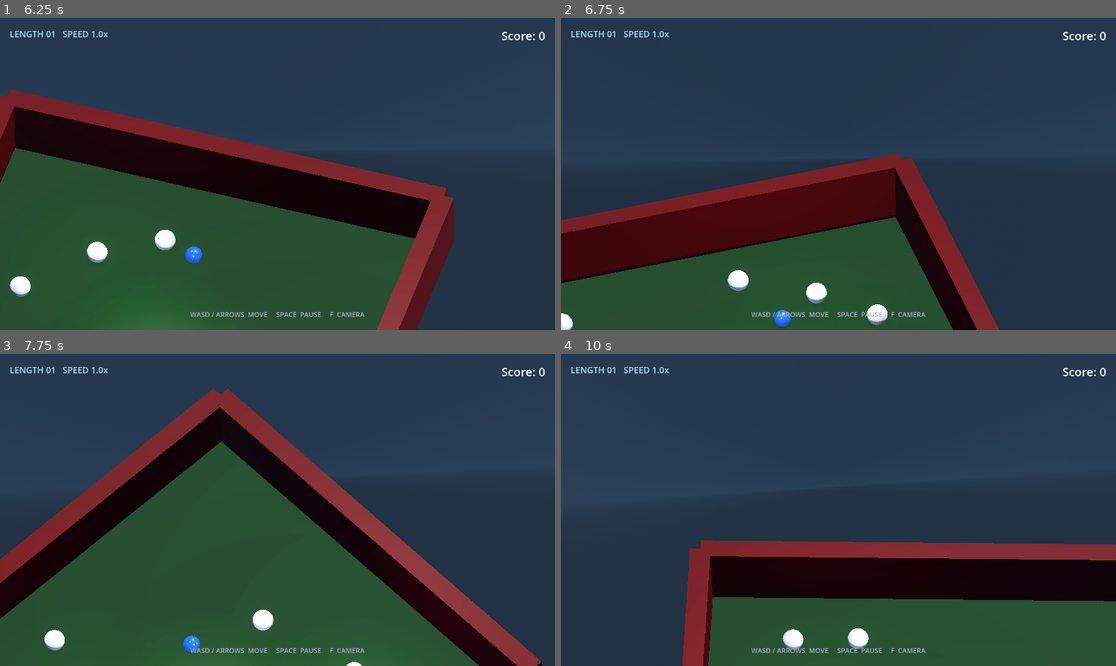
Above: before the commit, frames 1-4 (two rows, left to right).
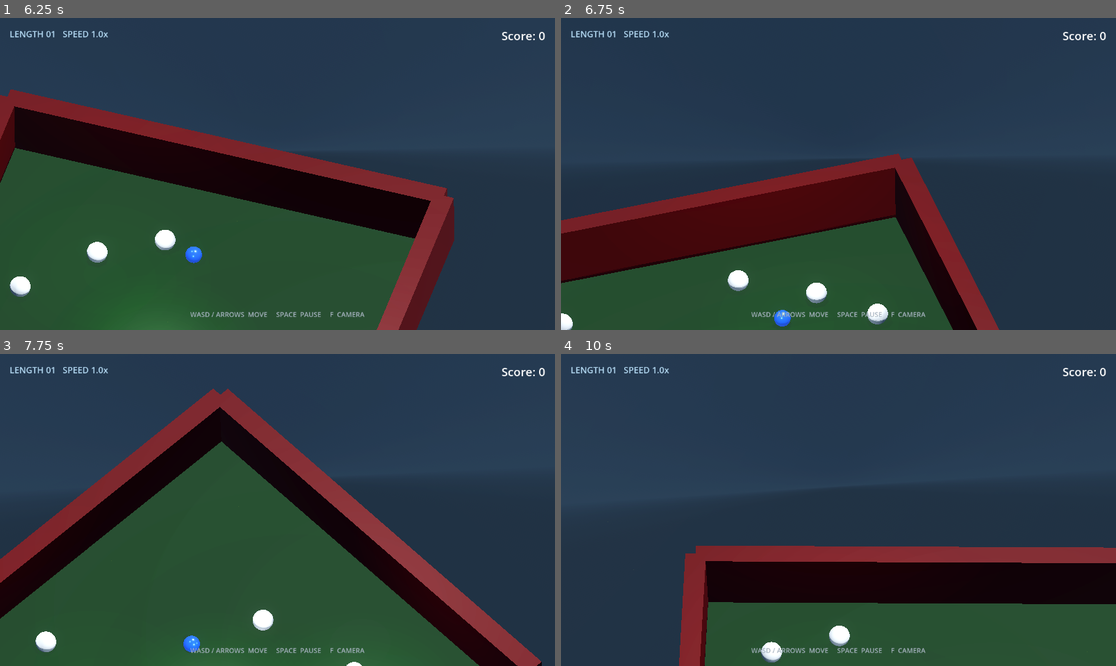
Above: after the commit, the same moments.

Repository: bluehexagons/snakeproject
Game: Godot game, scene res://scenes/main_menu.tscn
The game is run twice, just before and just after one commit, with the same random seed, the same clock (stepped at 60 frames per second) and the same inputs.
Inputs:
- Up to frame 1 (6.25 s): click "New Game" at 0.5 s; hold D (move_right) 1.28-2.03 s; hold F (toggle_camera_angle) 1.28-2.03 s; hold S (move_down) 2.03-2.78 s; tap F (toggle_camera_angle) at 2.1, 4.35, 5.85 s; hold D (move_right) 2.78-3.5 s; hold F (toggle_camera_angle) 2.78-3.5 s; click "Retry" at 3.5 s; hold W (move_up) 4.28-5.03 s; hold F (toggle_camera_angle) 5.03-5.78 s; hold A (move_left) from 5.03 s (still down)
- Up to frame 2 (6.75 s): release A (move_left) at 6.53 s; hold S (move_down) from 6.53 s (still down); hold F (toggle_camera_angle) from 6.53 s (still down)
- Up to frame 3 (7.75 s): release S (move_down) at 7.28 s; release F (toggle_camera_angle) at 7.28 s; hold D (move_right) from 7.28 s (still down); tap F (toggle_camera_angle) at 7.35 s
- Up to frame 4 (10 s): release D (move_right) at 8.03 s; hold W (move_up) 8.03-8.78 s; hold F (toggle_camera_angle) 8.03-8.78 s; hold D (move_right) 8.78-9.53 s; tap F (toggle_camera_angle) at 8.85 s; hold S (move_down) from 9.53 s (still down); hold F (toggle_camera_angle) from 9.53 s (still down)

Frame 1 is identical in both runs. In frame 2, less than 0.1% of the frame differs, in the area x 44-59%, y 84-99%; in frame 3, 0.2%; in frame 4, 4.4%, in the area x 21-100%, y 59-100%.

Commit message:
Smooth grounded and proximity contacts

Diff:
--- a/scripts/physics_object.gd
+++ b/scripts/physics_object.gd
@@ -120,11 +120,37 @@
 func is_valid_vector(v: Vector3) -> bool:
 	return v.is_finite() and v.length_squared() < 10000000.0
 
+static func is_ground_contact(local_normal: Vector3, body_basis: Basis) -> bool:
+	var world_normal = (body_basis * local_normal).normalized()
+	return world_normal.dot(Vector3.UP) > 0.7
+
+static func calculate_proximity_force(
+		direction_to_other: Vector3,
+		distance: float,
+		radius: float,
+		strength: float,
+		falloff: float,
+		relative_velocity: Vector3,
+		velocity_damping: float
+	) -> Vector3:
+	if distance <= 0.0 or distance >= radius or radius <= 0.0:
+		return Vector3.ZERO
+
+	var direction = direction_to_other.normalized()
+	var force_scale = 1.0 - distance / radius
+	var repulsion = -direction * strength * pow(force_scale, falloff)
+	# Matching relative velocity damps closing motion and releases bodies that
+	# are already separating instead of making close contacts oscillate.
+	var damped_force = repulsion + relative_velocity * velocity_damping
+	var radial_force = minf(damped_force.dot(direction), 0.0)
+	var tangential_force = damped_force - direction * damped_force.dot(direction)
+	return direction * radial_force + tangential_force
+
 func _integrate_forces(state: PhysicsDirectBodyState3D):
 	var is_on_ground = false
 	for i in range(state.get_contact_count()):
 		var contact_normal = state.get_contact_local_normal(i)
-		if contact_normal.dot(Vector3.UP) > 0.7:
+		if is_ground_contact(contact_normal, state.transform.basis):
 			is_on_ground = true
 
 	is_grounded = is_on_ground
@@ -139,7 +165,7 @@
 		var drag_force = -horizontal_velocity.normalized() * horizontal_velocity.length_squared() * drag_coefficient
 		state.apply_central_force(drag_force)
 
-		if is_grounded:
+		if ground_contact_timer > 0.0:
 			var friction_coeffs = PhysicsConstants.get_ground_friction_coefficients(material_type)
 			var friction = friction_coeffs[1]
 			if horizontal_velocity.length() < PhysicsConstants.ROLLING_THRESHOLD:
--- a/scripts/player.gd
+++ b/scripts/player.gd
@@ -47,9 +47,9 @@
 const UNKILLABLE_EMISSION_ENERGY = 1.2
 
 const SEGMENT_PROXIMITY_RADIUS = 1.2
-const PROXIMITY_FORCE = 150.0
-const PROXIMITY_FALLOFF = 1.5
-const PROXIMITY_VELOCITY_MATCH = 0.2
+const PROXIMITY_FORCE = 110.0
+const PROXIMITY_FALLOFF = 2.0
+const PROXIMITY_VELOCITY_DAMPING = 6.0
 
 const DIRECT_ACCELERATION = 90.0
 const TURN_RESPONSIVENESS = 10.0
@@ -245,7 +245,7 @@
 	if cached_velocity.length_squared() > 0.1:
 		facing_direction = cached_velocity.normalized()
 
-	var nearby_segments = CollisionHandler.get_nearby_bodies(global_position)
+	var nearby_segments = CollisionHandler.get_nearby_bodies(global_position, SEGMENT_PROXIMITY_RADIUS)
 	for segment in nearby_segments:
 		if segment == self or not segment is Segment:
 			continue
@@ -428,15 +428,20 @@
 	if distance <= 0:
 		return
 
-	var force_scale = (1.0 - distance / SEGMENT_PROXIMITY_RADIUS)
-	var repulsion = -direction * PROXIMITY_FORCE * pow(force_scale, PROXIMITY_FALLOFF)
-
 	var relative_velocity = other.cached_velocity - cached_velocity
-	var velocity_correction = relative_velocity * PROXIMITY_VELOCITY_MATCH
-
-	apply_force(repulsion - velocity_correction)
+	var separation_force = calculate_proximity_force(
+		direction,
+		distance,
+		SEGMENT_PROXIMITY_RADIUS,
+		PROXIMITY_FORCE,
+		PROXIMITY_FALLOFF,
+		relative_velocity,
+		PROXIMITY_VELOCITY_DAMPING
+	)
+
+	apply_force(separation_force)
 	if other is PhysicsObject:
-		other.apply_force(-repulsion + velocity_correction)
+		other.apply_force(-separation_force)
 
 static func calculate_steered_velocity(
 		current_velocity: Vector3,
--- a/scripts/segment.gd
+++ b/scripts/segment.gd
@@ -136,15 +136,20 @@
 	if distance <= 0:
 		return
 
-	var force_scale = (1.0 - distance / segment_config.SEGMENT_PROXIMITY_RADIUS)
-	var repulsion = -direction * segment_config.PROXIMITY_FORCE * pow(force_scale, segment_config.PROXIMITY_FALLOFF)
-
 	var relative_velocity = other.linear_velocity - cached_velocity
-	var velocity_correction = relative_velocity * segment_config.PROXIMITY_VELOCITY_MATCH
-
-	apply_force(repulsion - velocity_correction)
+	var separation_force = calculate_proximity_force(
+		direction,
+		distance,
+		segment_config.SEGMENT_PROXIMITY_RADIUS,
+		segment_config.PROXIMITY_FORCE,
+		segment_config.PROXIMITY_FALLOFF,
+		relative_velocity,
+		segment_config.PROXIMITY_VELOCITY_DAMPING
+	)
+
+	apply_force(separation_force)
 	if other is PhysicsObject:
-		other.apply_force(-repulsion + velocity_correction)
+		other.apply_force(-separation_force)
 
 func _apply_neighbor_separation() -> void:
 	for nearby_body in CollisionHandler.get_nearby_bodies(global_position, segment_config.SEGMENT_PROXIMITY_RADIUS):
--- a/scripts/segment_constants.gd
+++ b/scripts/segment_constants.gd
@@ -17,9 +17,9 @@
 # Local separation keeps neighboring body segments from collapsing into one
 # another while the spring chain catches up.
 const SEGMENT_PROXIMITY_RADIUS = 1.2
-const PROXIMITY_FORCE = 150.0
-const PROXIMITY_FALLOFF = 1.5
-const PROXIMITY_VELOCITY_MATCH = 0.2
+const PROXIMITY_FORCE = 110.0
+const PROXIMITY_FALLOFF = 2.0
+const PROXIMITY_VELOCITY_DAMPING = 6.0
 
 # Visual
 const SAFE_COLOR = Color(0.3, 0.8, 1.0, 0.9)
--- a/scripts/test_runner.gd
+++ b/scripts/test_runner.gd
@@ -160,6 +160,24 @@
 		push_error("Player steering changed with equivalent physics timesteps")
 		failed = true
 
+	var rotated_ground_basis = Basis(Vector3.FORWARD, PI * 0.5)
+	var local_ground_normal = rotated_ground_basis.inverse() * Vector3.UP
+	if not PhysicsObject.is_ground_contact(local_ground_normal, rotated_ground_basis):
+		push_error("Ground contact detection did not transform a rotating body's local normal")
+		failed = true
+	var stationary_separation = PhysicsObject.calculate_proximity_force(
+		Vector3.RIGHT, 0.6, 1.2, 110.0, 2.0, Vector3.ZERO, 6.0
+	)
+	var approaching_separation = PhysicsObject.calculate_proximity_force(
+		Vector3.RIGHT, 0.6, 1.2, 110.0, 2.0, Vector3.LEFT, 6.0
+	)
+	var departing_separation = PhysicsObject.calculate_proximity_force(
+		Vector3.RIGHT, 0.6, 1.2, 110.0, 2.0, Vector3.RIGHT, 6.0
+	)
+	if approaching_separation.x >= stationary_separation.x or departing_separation.x <= stationary_separation.x or departing_separation.x > 0.0:
+		push_error("Proximity damping did not resist closing motion and release separating bodies")
+		failed = true
+
 	var test_rock = ROCK_SCENE.instantiate()
 	add_child(test_rock)
 	test_rock.setup_rock(Vector3(2, 0, 3))
